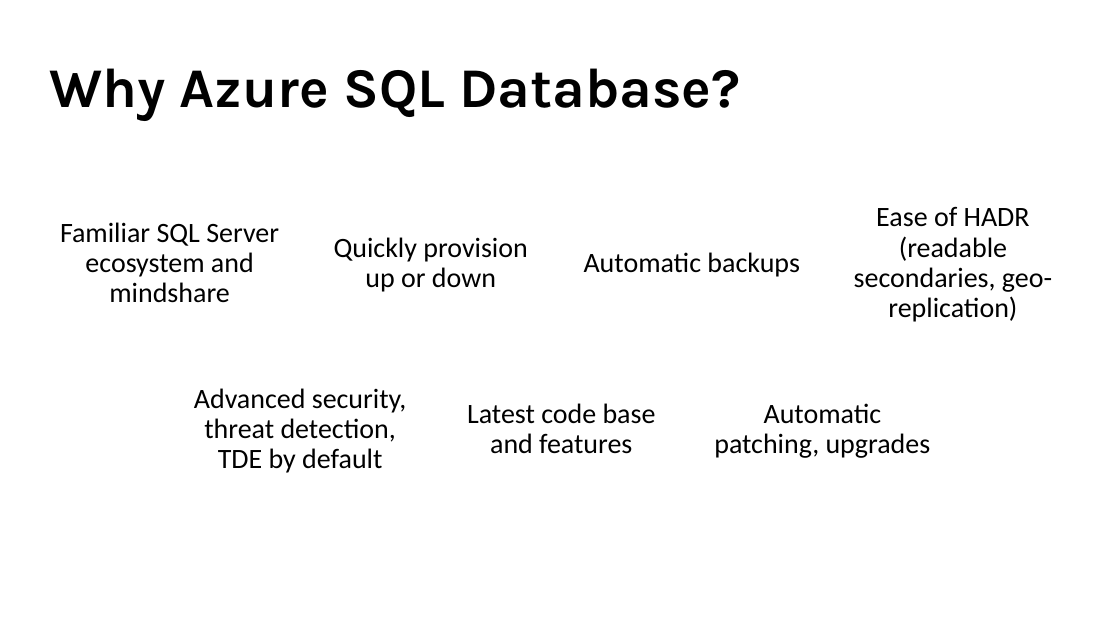
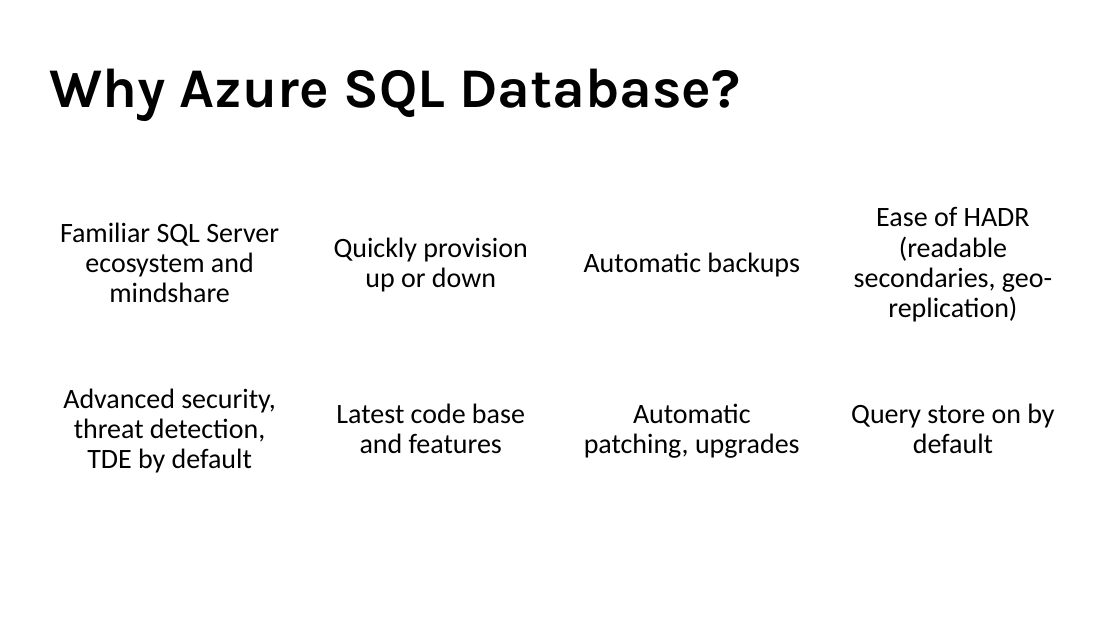
Before and after one commit to amthomas46/SQL, a slide deck: slide 5 of sql-intersections/slides/Azure SQL Database-Maximizing Cloud Performance and Availability.pptx. Drawn at 1120x630 pixels with LibreOffice and Linux fonts; fonts in the diff are those of the drawing. Boxes give left, top, right and bottom in pixels: in the first picture for what was removed or moved away, otherwise in the second. Text is boxed around its words. In the diff, an @@ line names an element or a change of style, - is before the commit and + after.

```diff
--- a/sql-intersections/slides/Azure SQL Database-Maximizing Cloud Performance and Availability.pptx
+++ b/sql-intersections/slides/Azure SQL Database-Maximizing Cloud Performance and Availability.pptx
@@ 3 texts, 3 rectangles: place and size @@
-3 texts, 3 rectangles at box(181, 358, 941, 501)
+3 texts, 3 rectangles at box(52, 358, 811, 501)
@@ rectangle added at box(834, 358, 1072, 501), fill #FFFFFF @@
@@ text added at box(851, 403, 1054, 454), 18 pt, text #000000 @@
+Query store on by default
```
Also in this commit, not shown: 2 other slides changed, 1 slide added.
